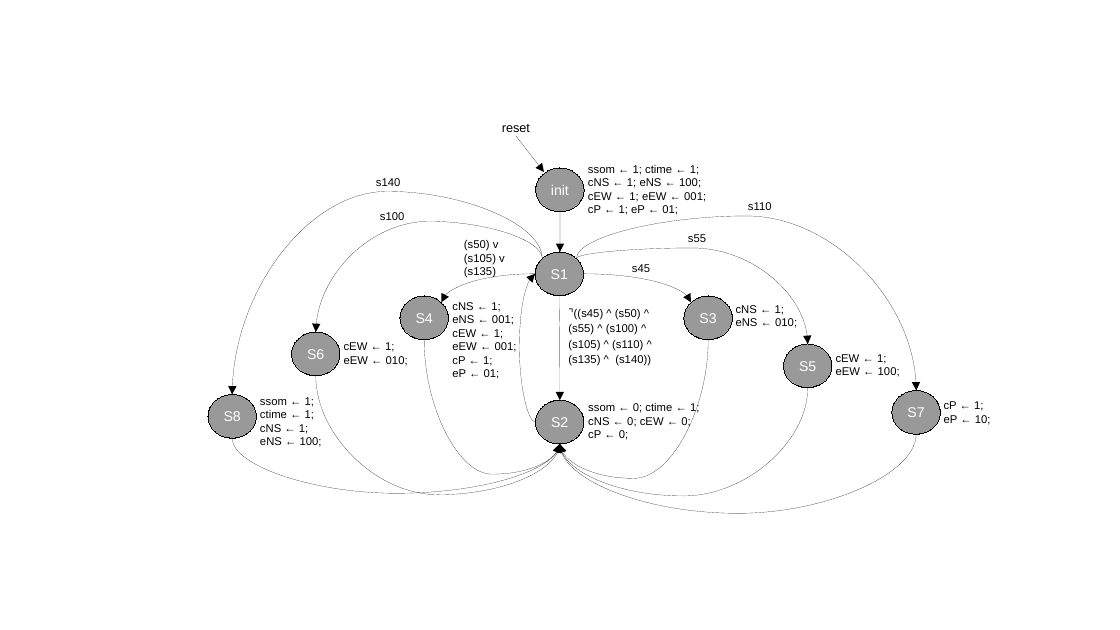
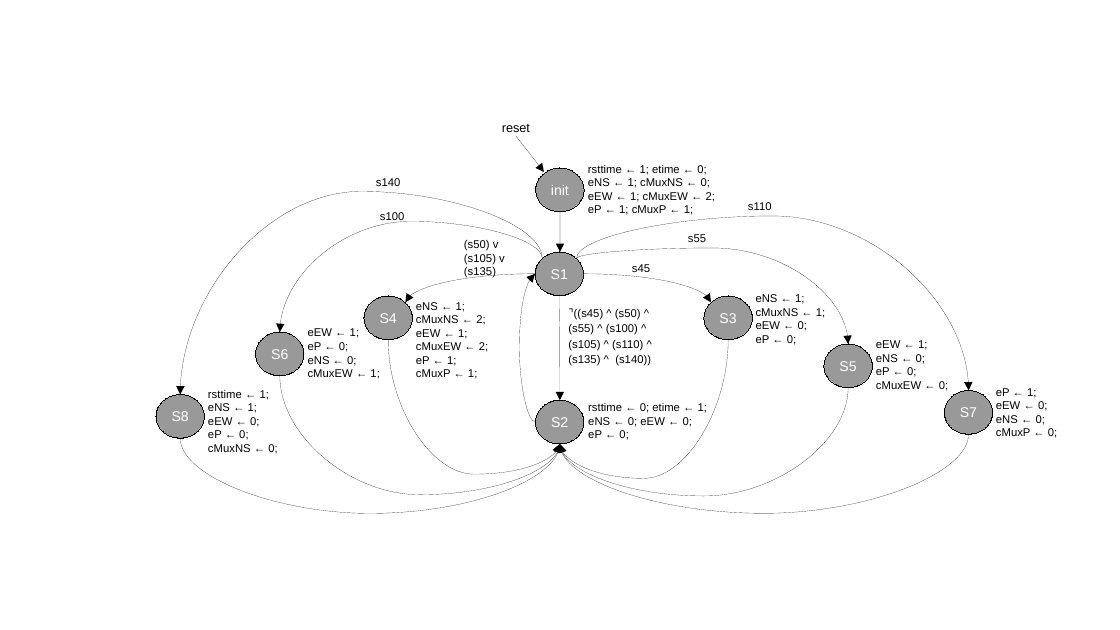
Before and after one commit to MatheusSchaly/--Old--INE5406-Sistemas-Digitais, a slide deck: slide 1 of Projeto_Semafaro/imagens/FSM/FSM.odp. Drawn at 1120x630 pixels with LibreOffice and Linux fonts; fonts in the diff are those of the drawing. Boxes give left, top, right and bottom in pixels: in the first picture for what was removed or moved away, otherwise in the second. Text is boxed around its words. In the diff, an @@ line names an element or a change of style, - is before the commit and + after.

```diff
--- a/Projeto_Semafaro/imagens/FSM/FSM.odp
+++ b/Projeto_Semafaro/imagens/FSM/FSM.odp
@@ title at (588,165,715,215): text changed @@
-ssom ← 1; ctime ← 1;
-cNS ← 1; eNS ← 100;
-cEW ← 1; eEW ← 001;
-cP ← 1; eP ← 01;
+rsttime ← 1; etime ← 0;
+eNS ← 1; cMuxNS ← 0;
+eEW ← 1; cMuxEW ← 2;
+eP ← 1; cMuxP ← 1;
@@ curved arrow moved from (543, 258) - (233, 394) to (543, 258) - (180, 394) @@
@@ curved arrow moved from (543, 258) - (316, 332) to (543, 258) - (279, 332) @@
@@ curved arrow moved from (576, 258) - (917, 390) to (576, 258) - (969, 390) @@
@@ curved arrow moved from (576, 258) - (808, 345) to (576, 258) - (849, 345) @@
@@ ellipse "S4": place and size @@
-ellipse "S4" at (400,296,449,339)
+ellipse "S4" at (364,296,413,339)
@@ curved arrow moved from (536, 274) - (441, 303) to (536, 274) - (406, 303) @@
@@ curved arrow moved from (583, 274) - (691, 303) to (583, 274) - (711, 303) @@
@@ ellipse "S3": place and size @@
-ellipse "S3" at (684,296,733,339)
+ellipse "S3" at (704,296,753,339)
@@ title at (756,294,825,345): text changed @@
-cNS ← 1;
-eNS ← 010;
+eNS ← 1;
+cMuxNS ← 1;
+eEW ← 0;
+eP ← 0;
@@ title at (308,328,379,379): text changed @@
-cEW ← 1;
-eEW ← 010;
+eEW ← 1;
+eP ← 0;
+eNS ← 0;
+cMuxEW ← 1;
@@ title at (416,302,488,379): text changed @@
-cNS ← 1;
-eNS ← 001;
-cEW ← 1;
-eEW ← 001;
-cP ← 1;
-eP ← 01;
+eNS ← 1;
+cMuxNS ← 2;
+eEW ← 1;
+cMuxEW ← 2;
+eP ← 1;
+cMuxP ← 1;
@@ ellipse "S6": place and size @@
-ellipse "S6" at (292,332,340,376)
+ellipse "S6" at (256,332,305,376)
@@ curved arrow moved from (425, 339) - (560, 444) to (388, 339) - (560, 444) @@
@@ curved arrow moved from (708, 339) - (560, 444) to (729, 339) - (560, 444) @@
@@ ellipse "S5": place and size @@
-ellipse "S5" at (784,345,832,388)
+ellipse "S5" at (824,345,873,388)
@@ title at (876,340,948,391): text changed @@
-cEW ← 1;
-eEW ← 100;
+eEW ← 1;
+eNS ← 0;
+eP ← 0;
+cMuxEW ← 0;
@@ curved arrow moved from (316, 376) - (560, 444) to (279, 376) - (560, 444) @@
@@ curved arrow moved from (808, 388) - (560, 444) to (849, 388) - (560, 444) @@
@@ title at (996,388,1057,438): text changed @@
-cP ← 1;
-eP ← 10;
+eP ← 1;
+eEW ← 0;
+eNS ← 0;
+cMuxP ← 0;
@@ ellipse "S8": place and size @@
-ellipse "S8" at (208,394,257,438)
+ellipse "S8" at (157,394,205,438)
@@ title at (208,390,277,454): text changed @@
-ssom ← 1; ctime ← 1;
-cNS ← 1;
-eNS ← 100;
+rsttime ← 1;
+eNS ← 1;
+eEW ← 0;
+eP ← 0;
+cMuxNS ← 0;
@@ title at (588,403,707,440): text changed @@
-ssom ← 0; ctime ← 1;
-cNS ← 0; cEW ← 0;
-cP ← 0;
+rsttime ← 0; etime ← 1;
+eNS ← 0; eEW ← 0;
+eP ← 0;
@@ ellipse "S7": place and size @@
-ellipse "S7" at (892,390,941,434)
+ellipse "S7" at (945,390,994,434)
@@ curved arrow moved from (233, 438) - (560, 444) to (180, 438) - (560, 444) @@
@@ curved arrow moved from (917, 434) - (560, 444) to (969, 434) - (560, 444) @@
```
Also in this commit, not shown: 32 other files.
